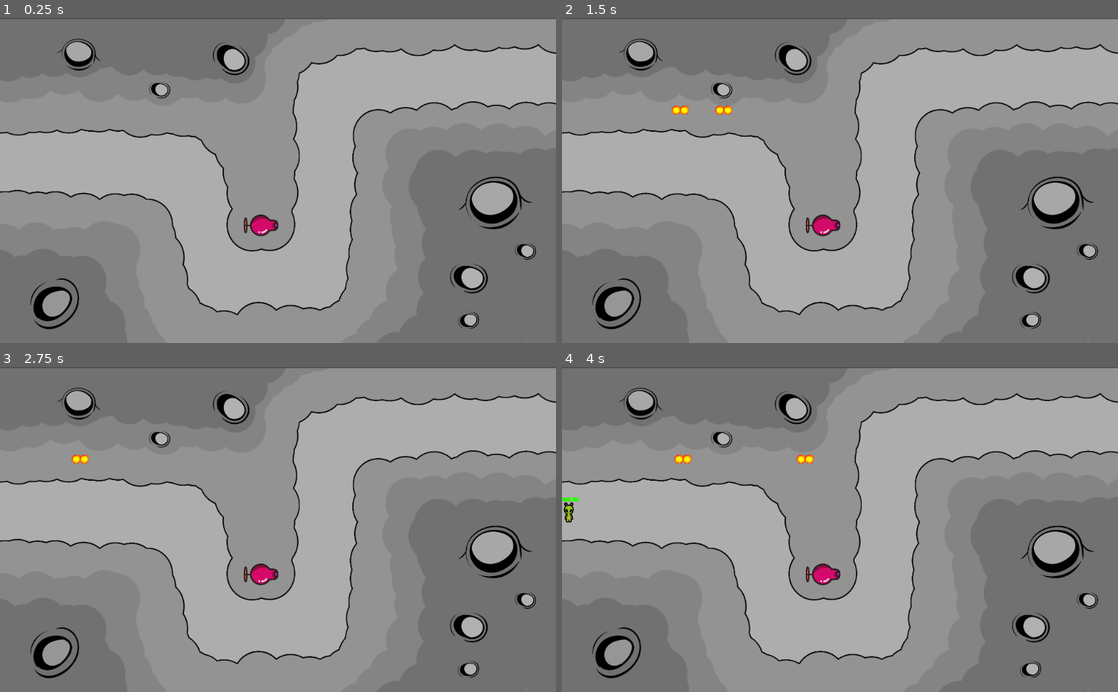
Above: before the commit, frames 1-4 (two rows, left to right).
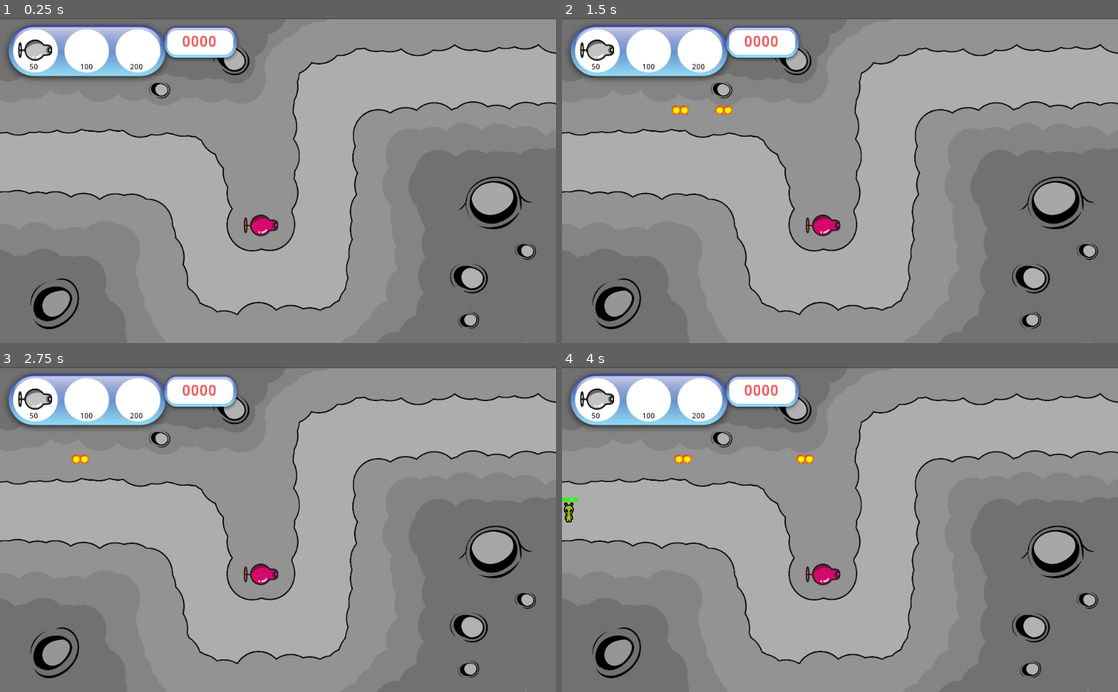
Above: after the commit, the same moments.

Repository: emilioeigler/Lunar_defense
Game: Godot game, scene res://Scenes/Level01.tscn
Same seed, same stepped clock (60 frames per second), same inputs: the game is played once before the commit and once after it. This scene is started directly instead of the project's main scene.
Inputs:
- Up to frame 1 (0.25 s): no input
- Up to frame 2 (1.5 s): tap Enter (ui_accept) at 0.5, 0.77 s
- Up to frame 3 (2.75 s): tap Enter (ui_accept) at 1.52 s
- Up to frame 4 (4 s): tap Enter (ui_accept) at 3.02, 3.77 s

The runs differ from the first frame. In frame 1, 5.7% of the frame differs, in the area x 1-43%, y 2-20%; in frame 2, 5.7%; in frame 3, 5.7%; in frame 4, 5.7%.

Commit message:
GUI

Diff:
--- a/Scenes/Arma01.tscn
+++ b/Scenes/Arma01.tscn
@@ -1,6 +1,6 @@
 [gd_scene load_steps=5 format=2]
 
-[ext_resource path="res://Scenes/Arma01.gd" type="Script" id=1]
+[ext_resource path="res://Script/Arma01.gd" type="Script" id=1]
 [ext_resource path="res://Scenes/Bala.tscn" type="PackedScene" id=2]
 [ext_resource path="res://Art/arma01.png" type="Texture" id=3]
 
--- /dev/null
+++ b/Scenes/GUI.gd
@@ -0,0 +1,16 @@
+extends Node2D
+
+# Declare member variables here. Examples:
+# var a = 2
+# var b = "text"
+
+# Called when the node enters the scene tree for the first time.
+func _ready():
+	pass # Replace with function body.
+
+func _process(delta):
+	if float($Score.text)>=float($Label.text):
+		$Slot01.texture = load("res://Art/arma01.png")
+	else:
+		$Slot01.texture = load("res://Art/arma01_gris.png")
+	pass
--- /dev/null
+++ b/Scenes/GUI.tscn
@@ -0,0 +1,112 @@
+[gd_scene load_steps=4 format=2]
+
+[ext_resource path="res://Scenes/GUI.gd" type="Script" id=1]
+[ext_resource path="res://Art/gui.png" type="Texture" id=2]
+[ext_resource path="res://Art/arma01.png" type="Texture" id=3]
+
+[node name="GUI" type="Node2D"]
+script = ExtResource( 1 )
+__meta__ = {
+"_edit_horizontal_guides_": [ 92.2277 ]
+}
+
+[node name="Base" type="Sprite" parent="."]
+position = Vector2( 220.991, 60.8786 )
+scale = Vector2( 0.726628, 0.726628 )
+texture = ExtResource( 2 )
+
+[node name="Slot01" type="Sprite" parent="."]
+position = Vector2( 63.6164, 56.5054 )
+scale = Vector2( 0.421806, 0.421806 )
+texture = ExtResource( 3 )
+
+[node name="Slot02" type="Sprite" parent="."]
+
+[node name="Slot03" type="Sprite" parent="."]
+
+[node name="Score" type="Label" parent="."]
+anchor_left = 0.0
+anchor_top = 0.0
+anchor_right = 0.0
+anchor_bottom = 0.0
+margin_left = 328.0
+margin_top = 28.0
+margin_right = 366.0
+margin_bottom = 42.0
+rect_scale = Vector2( 2, 2 )
+rect_pivot_offset = Vector2( 0, 0 )
+rect_clip_content = false
+mouse_filter = 2
+mouse_default_cursor_shape = 0
+size_flags_horizontal = 1
+size_flags_vertical = 4
+size_flags_stretch_ratio = 0.0
+custom_colors/font_color = Color( 1, 0, 0, 1 )
+text = "0000"
+align = 1
+percent_visible = 1.0
+lines_skipped = 0
+max_lines_visible = -1
+
+[node name="Label" type="Label" parent="."]
+anchor_left = 0.0
+anchor_top = 0.0
+anchor_right = 0.0
+anchor_bottom = 0.0
+margin_left = 53.0
+margin_top = 81.0
+margin_right = 74.0
+margin_bottom = 102.0
+rect_pivot_offset = Vector2( 0, 0 )
+rect_clip_content = false
+mouse_filter = 2
+mouse_default_cursor_shape = 0
+size_flags_horizontal = 1
+size_flags_vertical = 4
+custom_colors/font_color = Color( 0, 0, 0, 1 )
+text = "50"
+percent_visible = 1.0
+lines_skipped = 0
+max_lines_visible = -1
+
+[node name="Label2" type="Label" parent="."]
+anchor_left = 0.0
+anchor_top = 0.0
+anchor_right = 0.0
+anchor_bottom = 0.0
+margin_left = 146.0
+margin_top = 81.0
+margin_right = 170.0
+margin_bottom = 95.0
+rect_pivot_offset = Vector2( 0, 0 )
+rect_clip_content = false
+mouse_filter = 2
+mouse_default_cursor_shape = 0
+size_flags_horizontal = 1
+size_flags_vertical = 4
+custom_colors/font_color = Color( 0, 0, 0, 1 )
+text = "100"
+percent_visible = 1.0
+lines_skipped = 0
+max_lines_visible = -1
+
+[node name="Label3" type="Label" parent="."]
+anchor_left = 0.0
+anchor_top = 0.0
+anchor_right = 0.0
+anchor_bottom = 0.0
+margin_left = 238.0
+margin_top = 81.0
+margin_right = 262.0
+margin_bottom = 95.0
+rect_pivot_offset = Vector2( 0, 0 )
+rect_clip_content = false
+mouse_filter = 2
+mouse_default_cursor_shape = 0
+size_flags_horizontal = 1
+size_flags_vertical = 4
+custom_colors/font_color = Color( 0, 0, 0, 1 )
+text = "200"
+percent_visible = 1.0
+lines_skipped = 0
+max_lines_visible = -1
--- a/Scenes/Level01.tscn
+++ b/Scenes/Level01.tscn
@@ -1,10 +1,11 @@
-[gd_scene load_steps=7 format=2]
+[gd_scene load_steps=8 format=2]
 
 [ext_resource path="res://Script/Level01.gd" type="Script" id=1]
 [ext_resource path="res://Scenes/Enemy01.tscn" type="PackedScene" id=2]
 [ext_resource path="res://Scenes/Bala.tscn" type="PackedScene" id=3]
 [ext_resource path="res://Art/background01.png" type="Texture" id=4]
 [ext_resource path="res://Scenes/Arma01.tscn" type="PackedScene" id=5]
+[ext_resource path="res://Scenes/GUI.tscn" type="PackedScene" id=6]
 
 [sub_resource type="Curve2D" id=1]
 
@@ -41,3 +42,6 @@
 
 [node name="Arma01" parent="." instance=ExtResource( 5 )]
 position = Vector2( 480.491, 382.85 )
+
+[node name="GUI" parent="." instance=ExtResource( 6 )]
+position = Vector2( 1.0264, 2.89694 )
--- a/Script/Enemy01.gd
+++ b/Script/Enemy01.gd
@@ -28,6 +28,7 @@
 	get_node("Path2D/PathFollow2D/ProgressBar").value = vida
 	if vida == 0 and vivo:
 		vivo=false
+		get_node("../GUI/Score").text =str( float(get_node("../GUI/Score").text) + 25)
 		get_node("Path2D/PathFollow2D/Sprite").texture = load("res://Art/charco.png")
 		get_node("Path2D/PathFollow2D/Sprite").scale = Vector2(1,1)
 		get_node("Path2D/PathFollow2D/ProgressBar").hide()
--- a/Script/Level01.gd
+++ b/Script/Level01.gd
@@ -45,6 +45,5 @@
 
 func _nuevo_enemigo(name):
 	name = Enemy_01.instance()
-	var guardias = get_tree().get_nodes_in_group("guardias")
 	name.get_node("Path2D").curve = follow.curve
 	add_child (name)
Binary file added: Art/arma01_gris.png
Not shown, added: Art/arma01_gris.png.import
Binary file added: Art/gui.png
Not shown, added: Art/gui.png.import
Binary file added: Art/gui_gris.png
Not shown, added: Art/gui_gris.png.import
Binary file added: Font/CALENDAR NOTE TFB.TTF
Renamed: Scenes/Arma01.gd -> Script/Arma01.gd
